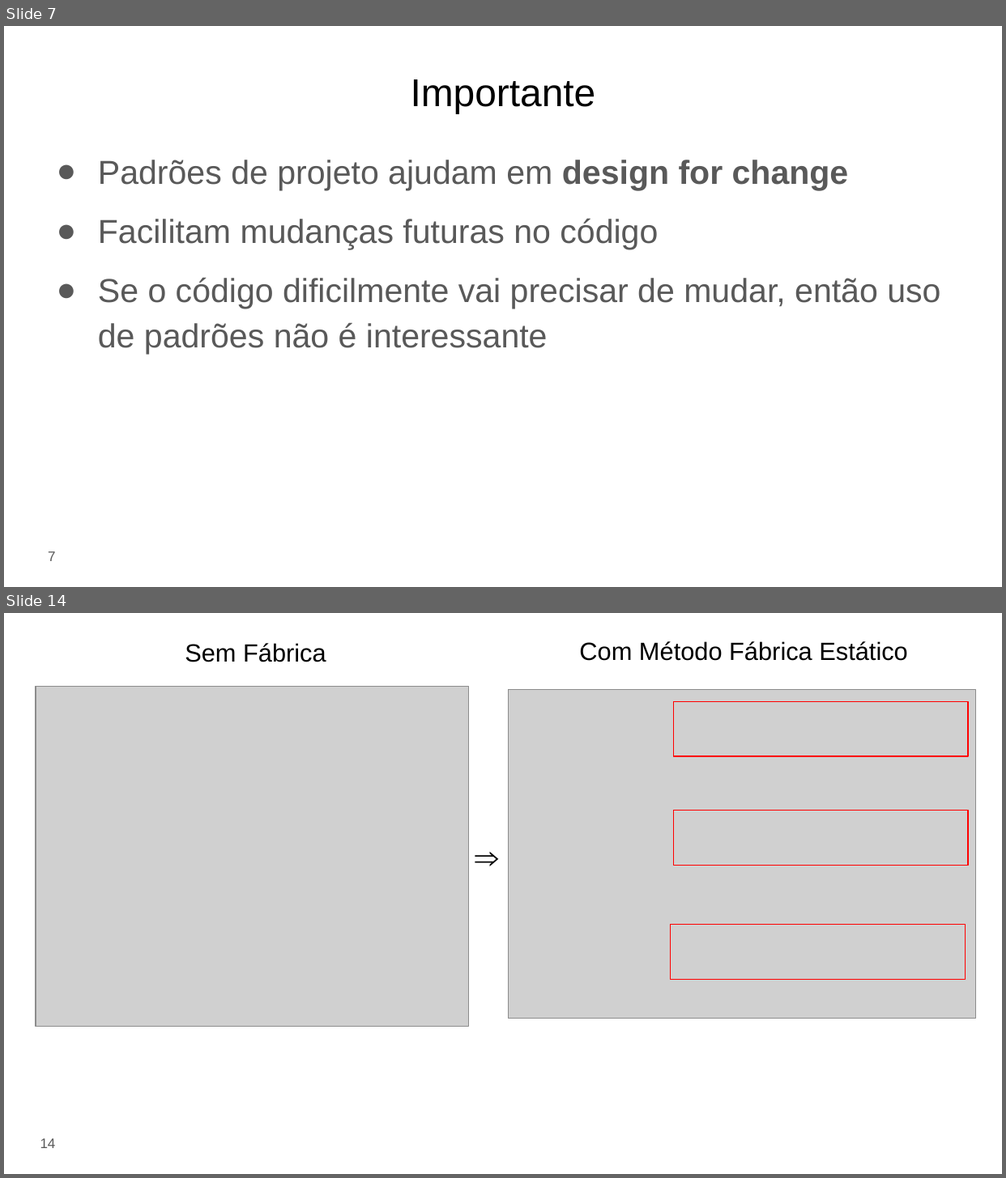
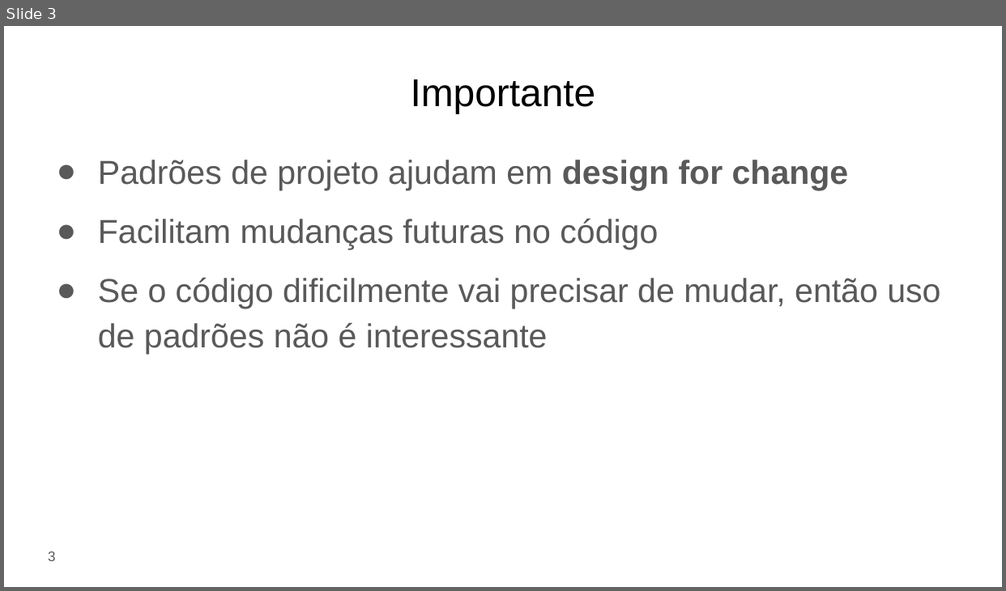
Before and after one commit to eduardocunha11/firstblog, a slide deck: aulas/gsi526/aula17-padroes-de-projeto.pptx. Shown one above the other, each under a label of ours: slides 7 and 14 before the commit, slide 3 after it; the slides between them are not shown. The pictures are 1006x1178 and 1006x591 pixels, drawn with LibreOffice and Linux fonts; fonts in the diff are those of the drawing; grey boxes stand for pictures. Boxes give left, top, right and bottom in pixels: in the first picture for what was removed or moved away, otherwise in the second. Text is boxed around its words. In the diff, an @@ line names an element or a change of style, - is before the commit and + after.

```diff
--- a/aulas/gsi526/aula17-padroes-de-projeto.pptx
+++ b/aulas/gsi526/aula17-padroes-de-projeto.pptx
@@ slide 14 removed at bbox=[4, 613, 1002, 1174], background #FFFFFF @@
@@ title removed at bbox=[185, 643, 326, 662] @@
-Sem Fábrica
@@ title removed at bbox=[579, 641, 907, 661] @@
-Com Método Fábrica Estático
@@ picture removed at bbox=[36, 687, 469, 1027] @@
@@ picture removed at bbox=[508, 689, 975, 1018] @@
@@ rectangle removed at bbox=[674, 702, 968, 756] @@
@@ text removed at bbox=[465, 827, 508, 881] @@
-⇒
@@ rectangle removed at bbox=[674, 811, 968, 866] @@
@@ rectangle removed at bbox=[671, 924, 965, 979] @@
@@ page number removed at bbox=[40, 1139, 56, 1148] @@
-14
@@ what was slide 7 is now slide 3 @@
@@ page number at bbox=[48, 552, 56, 561]: text changed @@
-7
+3
```
Also in this commit, not shown: 5 slides changed, 47 slides added, 36 other slides removed, 34 other files.
